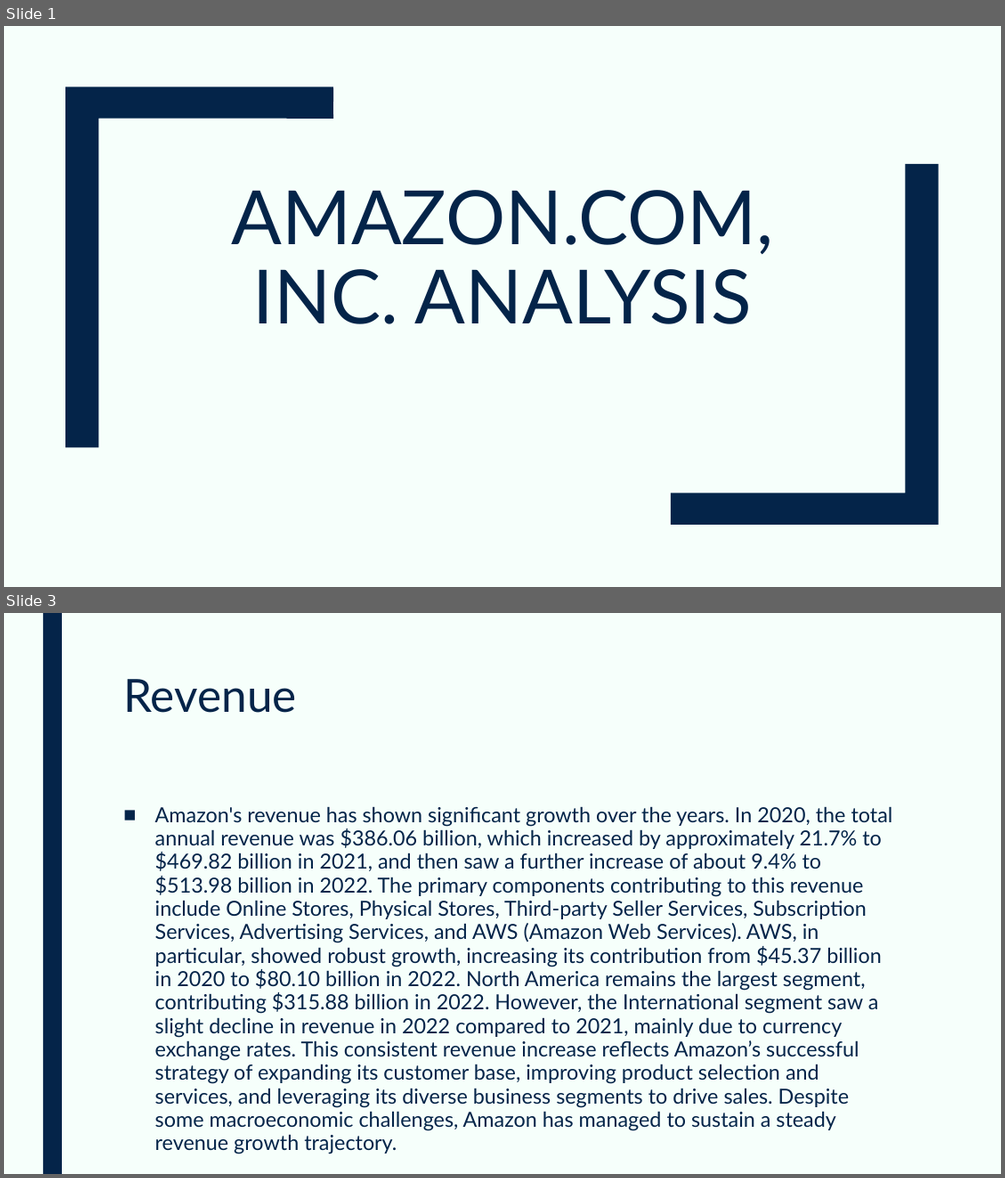
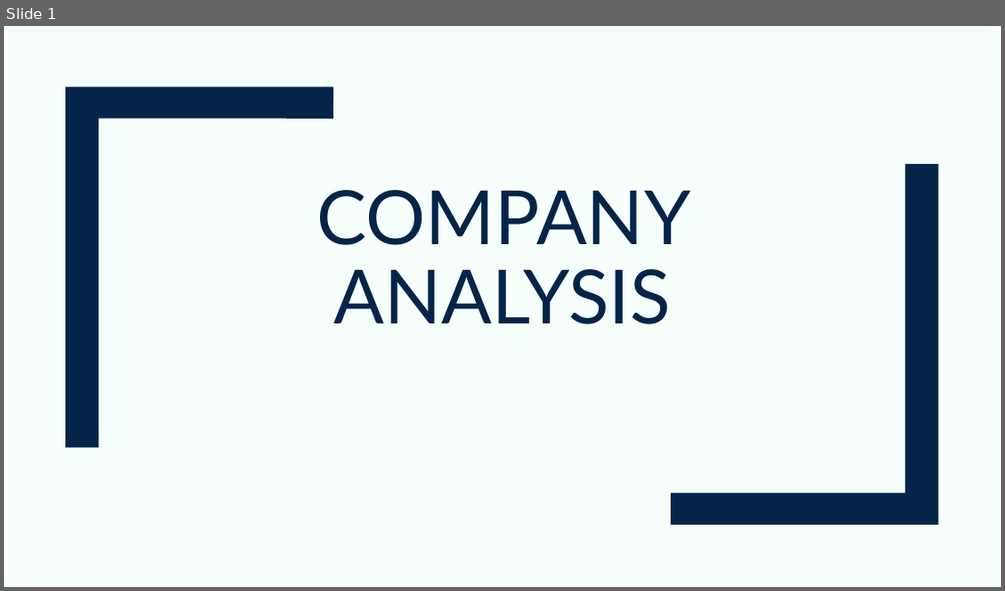
Before and after one commit to devangovind/AMUCLDISS, a slide deck: fastapi-backend/app/pres/output.pptx. Shown one above the other, each under a label of ours: slides 1 and 3 before the commit, slide 1 after it; the slides between them are not shown. The pictures are 1005x1178 and 1005x591 pixels, drawn with LibreOffice and Linux fonts; fonts in the diff are those of the drawing. Boxes give left, top, right and bottom in pixels: in the first picture for what was removed or moved away, otherwise in the second. Text is boxed around its words. In the diff, an @@ line names an element or a change of style, - is before the commit and + after.

```diff
--- a/fastapi-backend/app/pres/output.pptx
+++ b/fastapi-backend/app/pres/output.pptx
@@ slide 3 removed at (4, 613, 1001, 1174), background #F6FFFB @@
@@ rectangle removed at (43, 613, 62, 1174) @@
@@ title removed at (123, 679, 296, 713) @@
-Revenue
@@ text removed at (155, 806, 893, 1108) @@
-■ Amazon's revenue has shown significant growth over the years. In 2020, the total annual revenue was $386.06 billion, which increased by approximately 21.7% to $469.82 billion in 2021, and then saw a further increase of about 9.4% to $513.98 billion in 2022. The primary components contributing to this revenue include Online Stores, Physical Stores, Third-party Seller Services, Subscription Services, Advertising Services, and AWS (Amazon Web Services). AWS, in particular, showed robust growth, increasing its contribution from $45.37 billion in 2020 to $80.10 billion in 2022. North America remains the largest segment, contributing $315.88 billion in 2022. However, the International segment saw a slight decline in revenue in 2022 compared to 2021, mainly due to currency exchange rates. This consistent revenue increase reflects Amazon’s successful strategy of expanding its customer base, improving product selection and services, and leveraging its diverse business segments to drive sales. Despite some macroeconomic challenges, Amazon has managed to sustain a steady revenue growth trajectory.
@@ slide 1 changed as well @@
@@ title at (317, 190, 691, 324): text changed @@
-AMAZON.COM, INC. ANALYSIS
+COMPANY ANALYSIS
```
Also in this commit, not shown: 1 other slide changed, 6 other slides removed, 15 other files.
